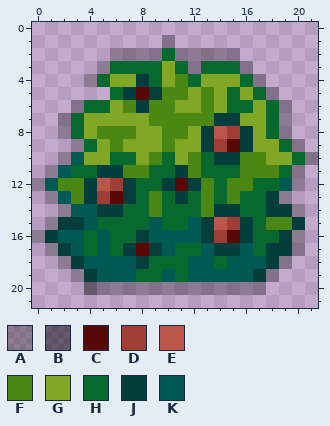
Pixel-art sprite: godot/assets/Bush.png. Above is the file before it was changed.
The file is 22x22 pixels.
Palette (. is transparent): A #00000047  B #0000007a  C #580707  D #9e3e34  E #bb574a  F #4b8713  G #82a626  H #07692d  J #033d3c  K #005952
Pixels before, first column x 0:
 1 ..........A...........
 2 ......AAAAHAAAAA......
 3 .....AHHHHGHAHHHA.....
 4 ....AHGGJHGFHGGGHA....
 5 ......HJCJFFGFGHGHA...
 6 ...AHHGFJFFGGFGHHGHA..
 7 ..AHGGGGGFFFFFJJGGHA..
 8 ..AHGFFFGGFFGJEDJGHA..
 9 ...AHGFGGGFGGJDCJGGHA.
10 ..AKGGHHGFHGFHJJFFGGHA
11 .AKHHJJFFHHJFHHHFFFHA.
12 AKFFJEDJHHJCJFHFFHHKA.
13 .AKFJDCJHFHJHFHFHHJA..
14 ..AKKJJHHFHHHFJJHHJJA.
15 .AJJKHHHHKHHKJEDJHFFJ.
16 AJKKHKHHJKKKKJDCJHHJA.
17 .AJKHKHJCJKHHKJJKHJJA.
18 ..AJKKKKJHHHKKHKKKJA..
19 ...AJKKKHHKHKKKKKJA...
20 ....BAAAAAAAAAAAAA....
And afterwards:
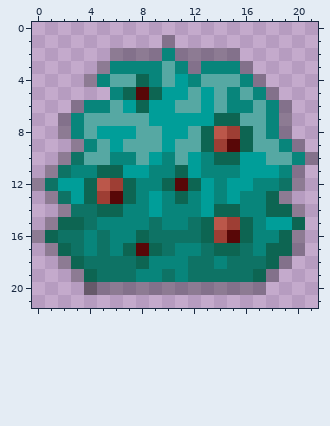
Changes in this commit:
colour F: #4b8713 -> #009e99
colour G: #82a626 -> #56a8a3
colour H: #07692d -> #08857b
colour J: #033d3c -> #0d6552
colour K: #005952 -> #0e7365
